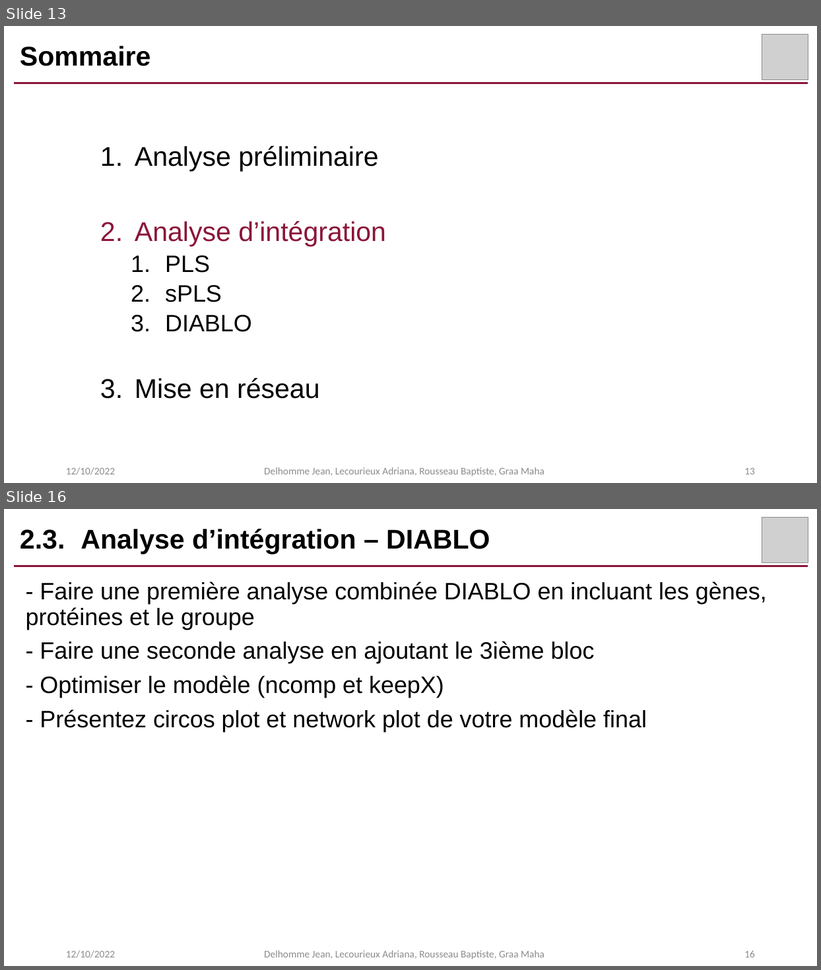
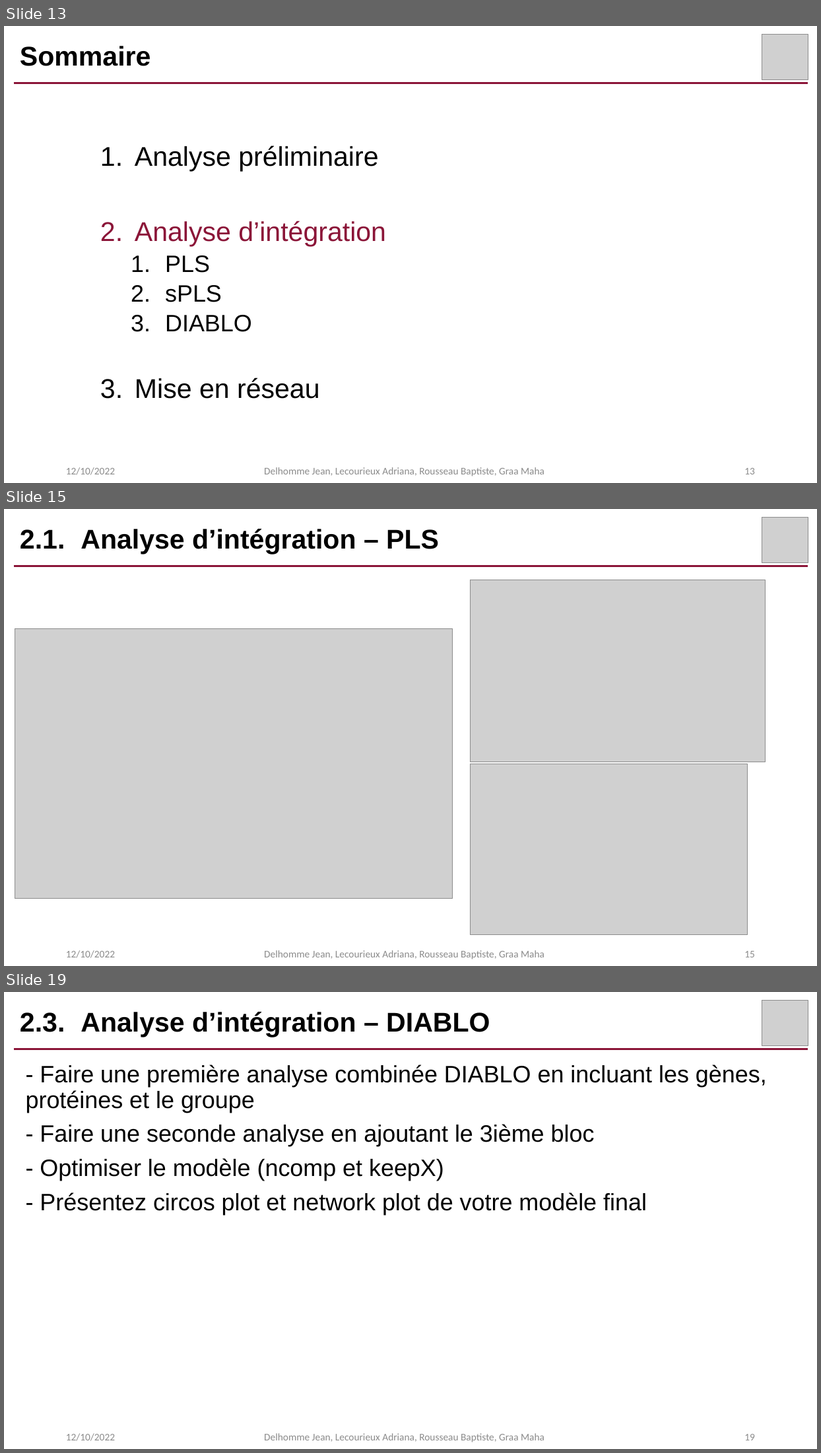
Before and after one commit to AdrianaLecourieux/multi_omics, a slide deck: presentation.pptx. Shown one above the other, each under a label of ours: slides 13 and 16 before the commit, slides 13, 15 and 19 after it; the slides between them are not shown. The pictures are 821x970 and 821x1453 pixels, drawn with LibreOffice and Linux fonts; fonts in the diff are those of the drawing; grey boxes stand for pictures. Boxes give left, top, right and bottom in pixels: in the first picture for what was removed or moved away, otherwise in the second. Text is boxed around its words. In the diff, an @@ line names an element or a change of style, - is before the commit and + after.

```diff
--- a/presentation.pptx
+++ b/presentation.pptx
@@ slide 15 added at [4, 509, 817, 966], background #FFFFFF @@
@@ picture added at [762, 517, 809, 562] @@
@@ title added at [20, 529, 439, 554], 32 pt, text #000000, bold @@
+2.1. Analyse d’intégration – PLS
@@ line added from (14, 566) to (808, 566), #8B1538 2.25 pt @@
@@ picture added at [471, 580, 766, 762] @@
@@ picture added at [15, 629, 452, 900] @@
@@ picture added at [471, 764, 748, 935] @@
@@ text added at [66, 951, 115, 958], 12 pt, text #8C8C8C @@
+12/10/2022
@@ text added at [264, 951, 545, 960], 12 pt, text #8C8C8C @@
+Delhomme Jean, Lecourieux Adriana, Rousseau Baptiste, Graa Maha
@@ page number added at [745, 951, 755, 958], 12 pt, text #8C8C8C @@
+15
@@ what was slide 16 is now slide 19 @@
@@ page number at [745, 1434, 755, 1441]: text changed @@
-16
+19
```
Also in this commit, not shown: 3 slides changed, 2 other slides added.
